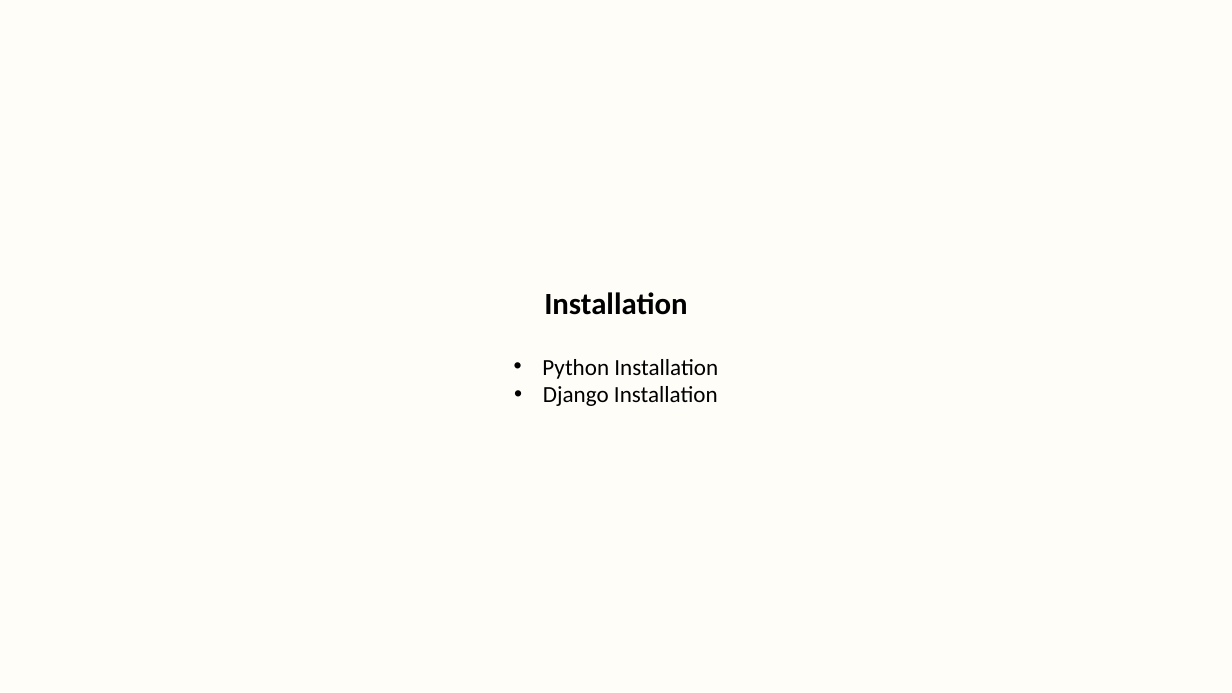
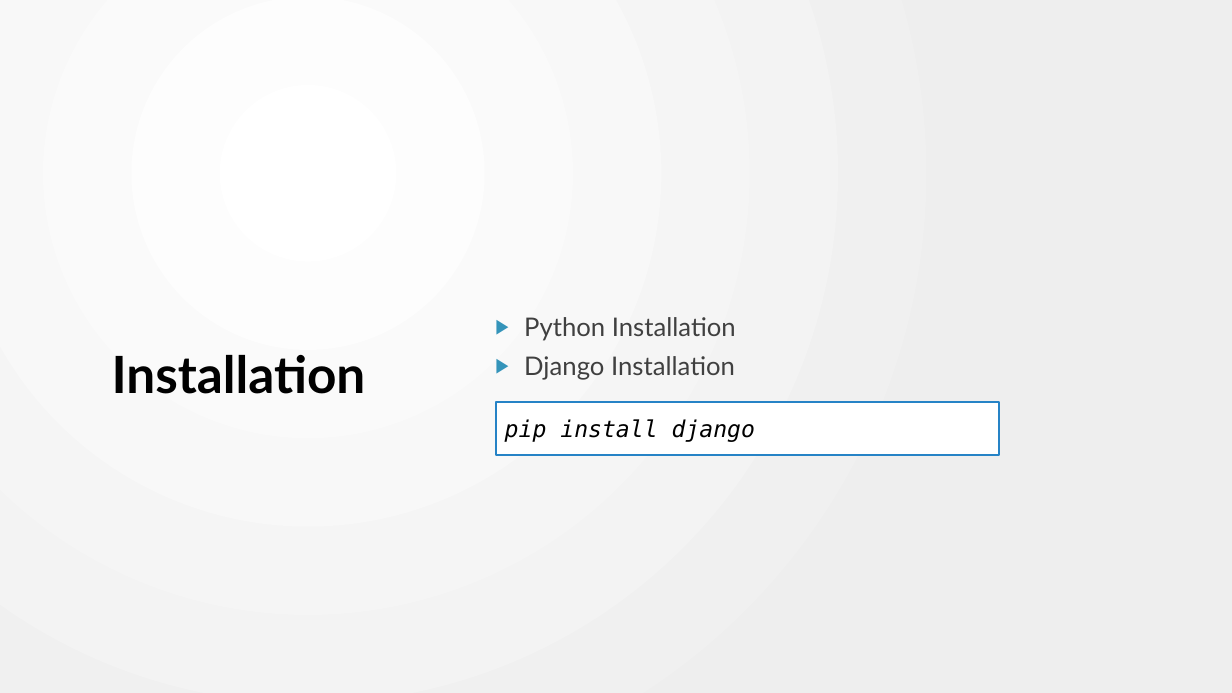
Before and after one commit to dharaneya/gym_web_app, a slide deck: slide 2 of practical_notes.pptx (slide 1 before the commit). Drawn at 1232x693 pixels with LibreOffice and Linux fonts; fonts in the diff are those of the drawing. Boxes give left, top, right and bottom in pixels: in the first picture for what was removed or moved away, otherwise in the second. Text is boxed around its words. In the diff, an @@ line names an element or a change of style, - is before the commit and + after.

```diff
--- a/practical_notes.pptx
+++ b/practical_notes.pptx
@@ background #FEFDF8 to gradient #FFFFFF to #EEEEEE @@
@@ text "Python Installation": place and size @@
-text "Python Installation" at [542, 292, 718, 406]
+text "Python Installation" at [524, 317, 736, 380]
@@ text "Python Installation" at [524, 317, 736, 380]: size 18 to 20 pt, font Calibri to Lato, text colour #000000 to #404040; alignment centre to left; bullet • to ▶; more space between paragraphs; vertical alignment top to middle @@
@@ text at [544, 292, 687, 315]: paragraph removed @@
-Installation
@@ title added at [112, 355, 366, 394], 40 pt, text #000000, bold @@
+Installation
@@ rectangle added at [495, 402, 998, 456], fill #FFFFFF, outline #2683C6 1.5 pt, 18 pt, text #000000, italic @@
+pip install django
```
Also in this commit, not shown: 13 other slides changed, 9 slides added, 1 other file.
